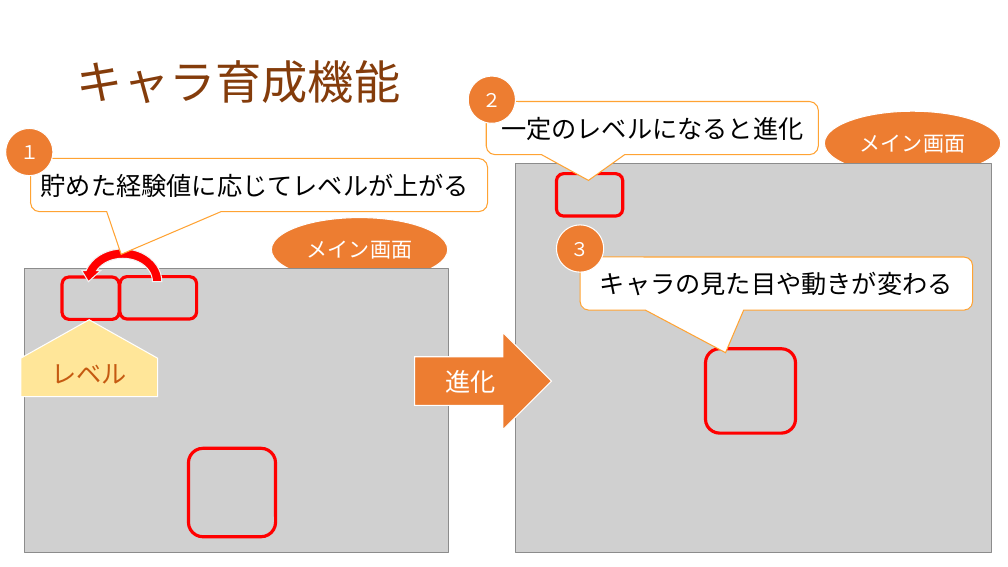
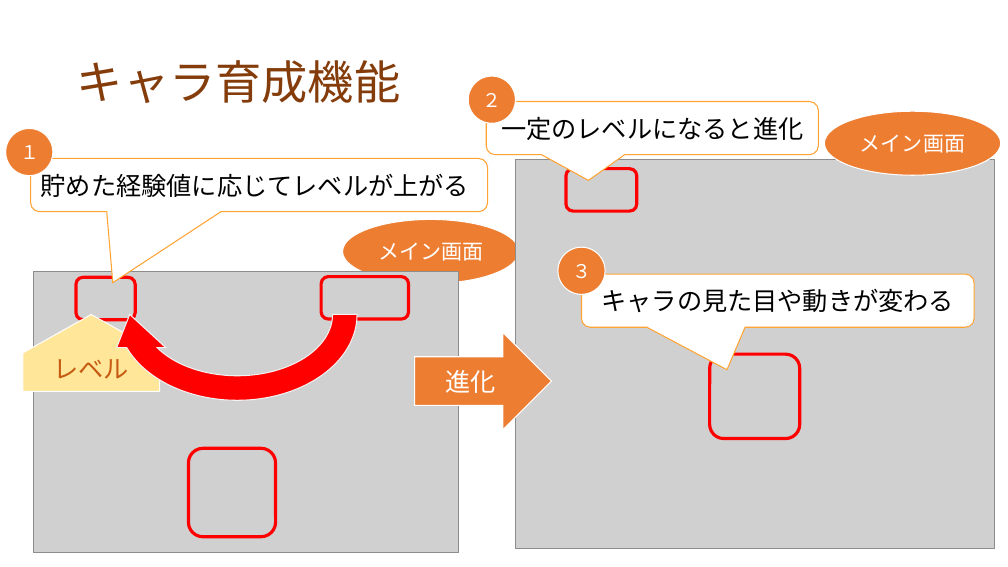
Before and after one commit to dojo2022/F-3, a slide deck: slide 9 of doc/プレゼン資料_F3_なかおっち.pptx. Drawn at 1008x567 pixels with LibreOffice and Linux fonts; fonts in the diff are those of the drawing; grey boxes stand for pictures. Boxes give left, top, right and bottom in pixels: in the first picture for what was removed or moved away, otherwise in the second. Text is boxed around its words. In the diff, an @@ line names an element or a change of style, - is before the commit and + after.

```diff
--- a/doc/プレゼン資料_F3_なかおっち.pptx
+++ b/doc/プレゼン資料_F3_なかおっち.pptx
@@ rounded speech box "貯めた経験値に応じてレベルが上がる" at [30,159,487,212]: proportions changed @@
@@ 1 text, 1 pentagon arrow, 1 picture: place and size @@
-1 text, 1 pentagon arrow, 1 picture at [21,163,992,553]
+1 text, 1 pentagon arrow, 1 picture at [23,160,994,549]
@@ rounded rectangle: place and size @@
-rounded rectangle at [557,174,623,216]
+rounded rectangle at [566,169,637,211]
@@ circular arrow: place and size @@
-circular arrow at [79,244,167,319]
+circular arrow at [105,216,369,413]
@@ circular arrow at [105,216,369,413]: mirrored @@
@@ ellipse "メイン画面": place and size @@
-ellipse "メイン画面" at [271,218,448,282]
+ellipse "メイン画面" at [343,219,519,284]
@@ ellipse "３": place and size @@
-ellipse "３" at [557,225,603,272]
+ellipse "３" at [558,247,605,294]
@@ picture: place and size @@
-picture at [24,268,448,553]
+picture at [34,271,458,553]
@@ rounded rectangle: place and size @@
-rounded rectangle at [62,277,119,319]
+rounded rectangle at [76,278,135,320]
@@ rounded rectangle: place and size @@
-rounded rectangle at [120,277,197,319]
+rounded rectangle at [321,277,409,319]
@@ rounded speech box "キャラの見た目や動きが変わる": place and size @@
-rounded speech box "キャラの見た目や動きが変わる" at [580,257,972,310]
+rounded speech box "キャラの見た目や動きが変わる" at [582,274,974,327]
@@ rounded rectangle: place and size @@
-rounded rectangle at [706,349,796,433]
+rounded rectangle at [710,354,800,439]
```
Also in this commit, not shown: 4 other slides changed.
